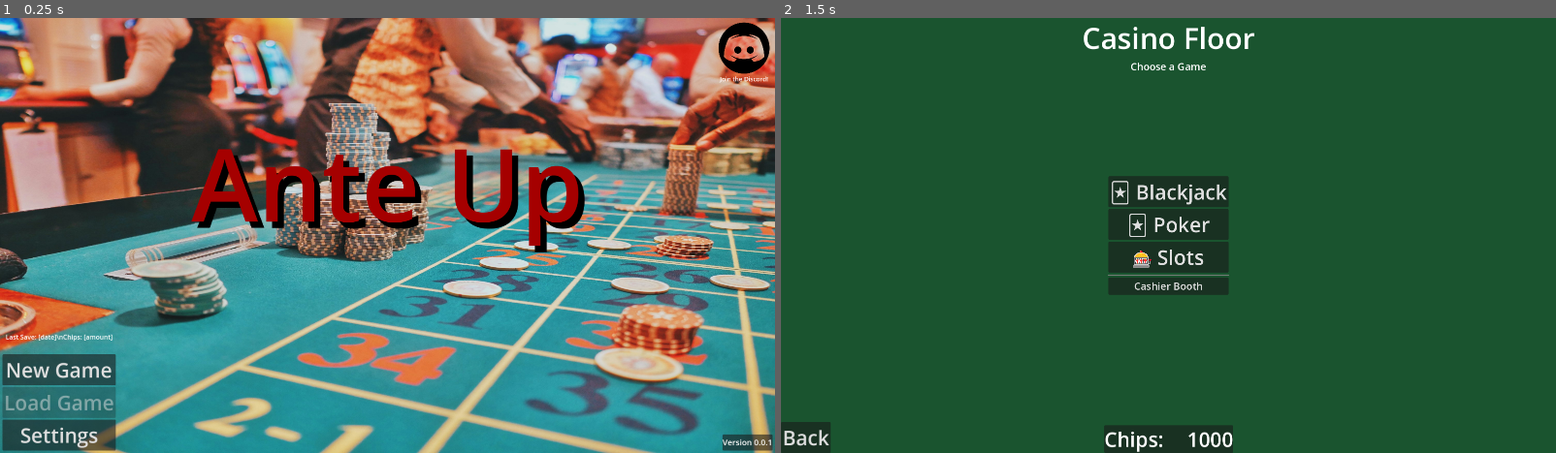
Above: before the commit, frames 1-2 (left to right).
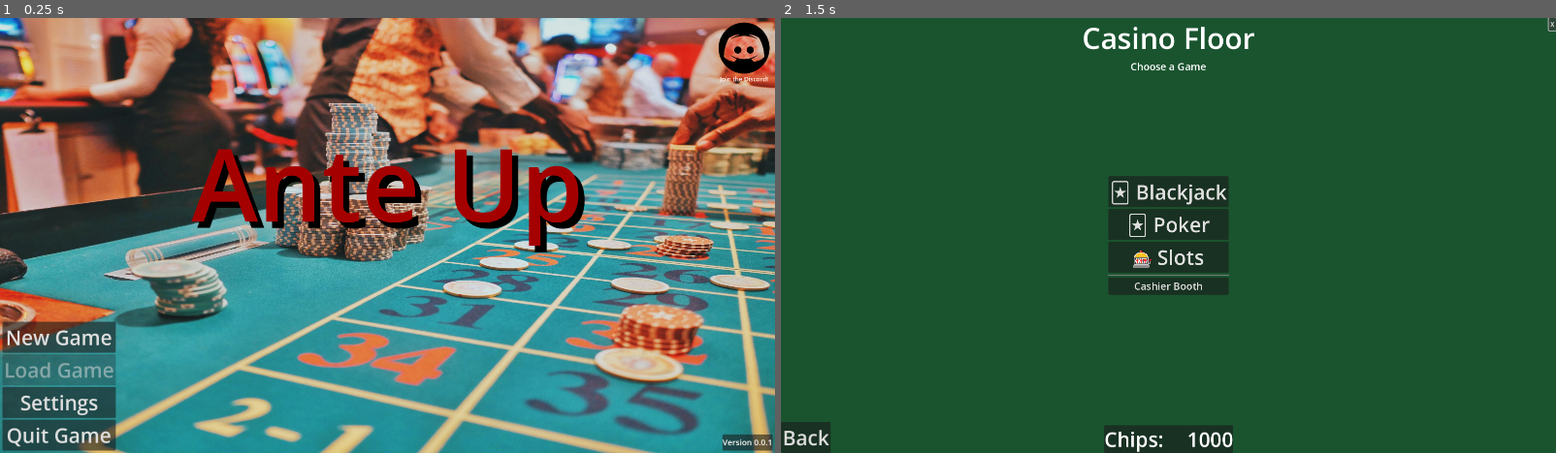
Above: after the commit, the same moments.

Repository: InadequateUsername/Ante-Up
Game: Godot game, scene res://Scenes/TitleScreen/title_screen.tscn
Two runs of this game, one before a commit and one after it. Both use one fixed random seed, a clock stepped at 60 frames per second and the inputs below.
Inputs (mouse positions are in pixels of both pictures, inside the frame that each line leads up to):
- Up to frame 1 (0.25 s): no input
- Up to frame 2 (1.5 s): click "New Game" at 0.5 s; click (1555, 22) at 1.25 s, where only the run after the commit has a clickable "X"

The runs differ from the first frame. In frame 1, 3.4% of the frame differs, in the area x 0-16%, y 69-99%; in frame 2, less than 0.1%.

Commit message:
Added Exit Buttons to title_screen and casino_floor

Diff:
--- a/Scenes/CasinoFloor/casino_floor.gd
+++ b/Scenes/CasinoFloor/casino_floor.gd
@@ -27,6 +27,7 @@
 	$GameButtonsContainer/SlotsButton.connect("pressed", _on_slots_button_pressed)
 	$GameButtonsContainer/CashierBoothButton.connect("pressed", _on_cashier_booth_button_pressed)
 	$BackButton.connect("pressed", _on_back_button_pressed)
+	$ExitButton.connect("pressed", _on_exit_button_pressed)  # Connect the Exit button
 
 	# Update the chips display
 	update_chips_display()
@@ -117,3 +118,35 @@
 	if !success:
 		print("ERROR: Failed to transition to title screen")
 	SceneManager.change_scene("title_screen")
+
+# Function to handle the Exit button press
+func _on_exit_button_pressed():
+	print("Exit button pressed on casino floor")
+
+	# Save chips to Global singleton first
+	var global_node = get_node_or_null("/root/Global")
+	if global_node:
+		global_node.player_chips = player_chips
+		print("Saved " + str(player_chips) + " chips to Global before quitting")
+	else:
+		print("WARNING: Global not found, creating it")
+		global_node = Node.new()
+		global_node.name = "Global"
+		global_node.set_script(load("res://global.gd"))
+		global_node.player_chips = player_chips
+		get_tree().root.add_child(global_node)
+
+	# Trigger auto-save before quitting
+	var save_manager = get_node_or_null("/root/SaveManager")
+	if save_manager:
+		print("Auto-saving before quitting...")
+		save_manager.save_game()
+		print("Save completed")
+
+	# Add a slight delay to ensure save completes
+	print("Quitting game in 0.5 seconds...")
+	await get_tree().create_timer(0.5).timeout
+
+	# Quit the game
+	print("Exiting application")
+	get_tree().quit()
--- a/Scenes/CasinoFloor/casino_floor.tscn
+++ b/Scenes/CasinoFloor/casino_floor.tscn
@@ -82,6 +82,16 @@
 theme_override_font_sizes/font_size = 25
 text = "Cashier Booth"
 
+[node name="ExitButton" type="Button" parent="."]
+layout_mode = 1
+anchors_preset = 1
+anchor_left = 1.0
+anchor_right = 1.0
+offset_left = -18.0
+offset_bottom = 31.0
+grow_horizontal = 0
+text = "X"
+
 [node name="BackButton" type="Button" parent="."]
 layout_mode = 1
 anchors_preset = 2
--- a/Scenes/TitleScreen/title_screen.gd
+++ b/Scenes/TitleScreen/title_screen.gd
@@ -3,9 +3,6 @@
 var confirm_dialog_scene = preload("res://Scripts/SaveManager/confirm_dialog.tscn")
 var confirm_dialog = null
 
-# Update the title_screen.gd file to display integers
-
-# Modify the _ready function to ensure chip values are displayed as integers
 func _ready():
 	print("Title Screen: Initializing...")
 
@@ -13,6 +10,7 @@
 	$MainButtonContainer/NewGameButton.connect("pressed", _on_new_game_button_pressed)
 	$MainButtonContainer/LoadGameButton.connect("pressed", _on_load_game_button_pressed)
 	$MainButtonContainer/SettingsButton.connect("pressed", _on_settings_button_pressed)
+	$MainButtonContainer/QuitGameButton.connect("pressed", _on_quit_game_button_pressed)
 	$SocialLinksControl/SocialLinksContainer/DiscordButton.connect("pressed", _on_discord_button_pressed)
 
 	# Create the confirmation dialog
@@ -20,20 +18,51 @@
 	add_child(confirm_dialog)
 	confirm_dialog.confirmed.connect(_on_new_game_confirmed)
 
+	# Make sure SaveInfoLabel is hidden by default
+	if has_node("MainButtonContainer/SaveInfoLabel"):
+		$MainButtonContainer/SaveInfoLabel.visible = false
+
 	# Check if save exists and update Load Game button accordingly
 	var save_manager = get_node_or_null("/root/SaveManager")
 	if save_manager:
 		$MainButtonContainer/LoadGameButton.disabled = !save_manager.has_save()
 
 		# If a save exists, display save info in a label
-		if save_manager.has_save() and has_node("SaveInfoLabel"):
+		if save_manager.has_save():
 			var save_info = save_manager.get_save_info()
 			if save_info:
+				# Ensure save_info is not null before trying to use it
+				print("Save info found: ", save_info)
+
 				var date_str = save_manager.format_timestamp(save_info["timestamp"])
 				# Convert chips to integer before displaying
 				var chips_str = str(int(save_info["player_chips"]))
-				$SaveInfoLabel.text = "Last save: " + date_str + "\nChips: " + chips_str
-				$SaveInfoLabel.visible = true
+
+				# Create the info text
+				var info_text = "Last save: " + date_str + "\nChips: " + chips_str
+
+				# Find and update the SaveInfoLabel
+				if has_node("MainButtonContainer/SaveInfoLabel"):
+					var save_label = $MainButtonContainer/SaveInfoLabel
+					save_label.text = info_text
+					save_label.visible = true
+					print("Updated SaveInfoLabel: " + info_text)
+				else:
+					print("ERROR: SaveInfoLabel not found in MainButtonContainer")
+
+					# Try to find it by class type as a fallback
+					for child in $MainButtonContainer.get_children():
+						if child is Label:
+							child.text = info_text
+							child.visible = true
+							print("Found and updated alternate label: " + child.name)
+							break
+			else:
+				print("WARNING: Save info is null even though has_save() returned true")
+		else:
+			print("No save file exists according to has_save()")
+	else:
+		print("WARNING: SaveManager singleton not found")
 
 	print("Title Screen: Initialization complete")
 
@@ -129,3 +158,25 @@
 func _on_discord_button_pressed():
 	# Open Discord link in browser
 	OS.shell_open("https://discord.gg/BKc3EWexgB")
+
+# Function called when Quit Game button is pressed
+func _on_quit_game_button_pressed():
+	print("Quit Game button pressed")
+
+	# Check if save exists and should be updated
+	var global = get_node_or_null("/root/Global")
+	var save_manager = get_node_or_null("/root/SaveManager")
+
+	if global and save_manager:
+		# Make sure any current game state is saved
+		print("Auto-saving before quitting...")
+		save_manager.save_game()
+		print("Save completed")
+
+	# Add a slight delay to ensure save completes
+	print("Quitting game in 0.5 seconds...")
+	await get_tree().create_timer(0.5).timeout
+
+	# Quit the game
+	print("Exiting application")
+	get_tree().quit()
--- a/Scenes/TitleScreen/title_screen.tscn
+++ b/Scenes/TitleScreen/title_screen.tscn
@@ -56,6 +56,12 @@
 grow_vertical = 0
 alignment = 1
 
+[node name="SaveInfoLabel" type="Label" parent="MainButtonContainer"]
+layout_mode = 2
+text = "Last Save: [date]\\nChips: [amount]"
+horizontal_alignment = 1
+vertical_alignment = 1
+
 [node name="NewGameButton" type="Button" parent="MainButtonContainer"]
 layout_mode = 2
 theme_override_font_sizes/font_size = 50
@@ -70,6 +76,11 @@
 layout_mode = 2
 theme_override_font_sizes/font_size = 50
 text = "Settings"
+
+[node name="QuitGameButton" type="Button" parent="MainButtonContainer"]
+layout_mode = 2
+theme_override_font_sizes/font_size = 50
+text = "Quit Game"
 
 [node name="SocialLinksControl" type="Control" parent="."]
 layout_mode = 1
@@ -128,13 +139,3 @@
 [node name="BackgroundMusic" type="AudioStreamPlayer" parent="AudioParent"]
 
 [node name="UISoundEffects" type="AudioStreamPlayer" parent="AudioParent"]
-
-[node name="SaveInfoLabel" type="Label" parent="."]
-layout_mode = 0
-offset_left = 14.0
-offset_top = 780.0
-offset_right = 279.0
-offset_bottom = 803.0
-text = "Last Save: [date]\\nChips: [amount]"
-horizontal_alignment = 1
-vertical_alignment = 1
